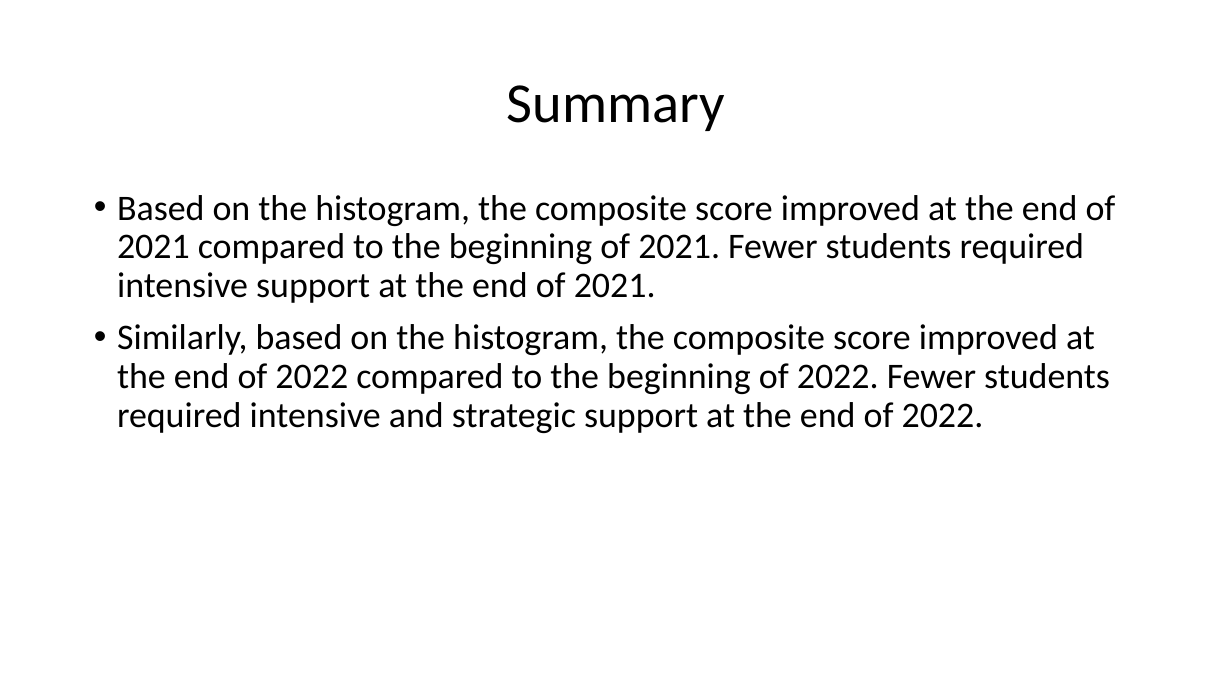
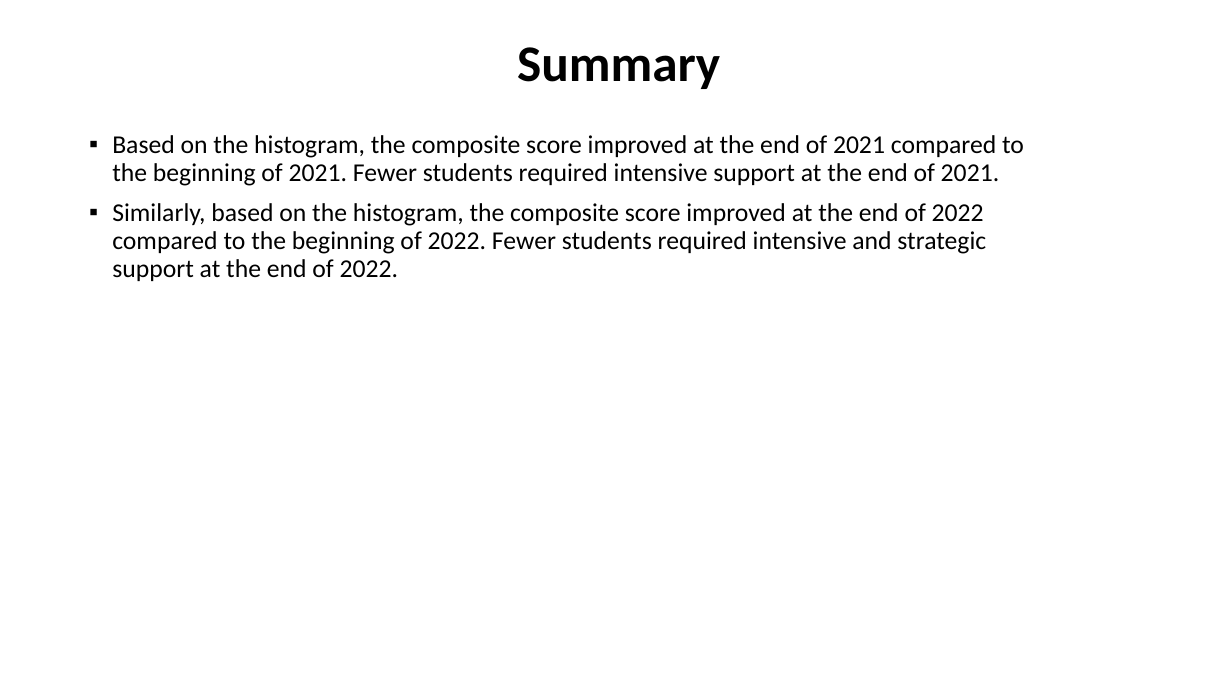
Before and after one commit to sirjanabhatta06/Southbridge-Public-Schools-Tasks, a slide deck: slide 10 of SirjanaBhatta-SouthbridgePublicSchools.pptx. Drawn at 1232x693 pixels with LibreOffice and Linux fonts; fonts in the diff are those of the drawing. Boxes give left, top, right and bottom in pixels: in the first picture for what was removed or moved away, otherwise in the second. Text is boxed around its words. In the diff, an @@ line names an element or a change of style, - is before the commit and + after.

```diff
--- a/SirjanaBhatta-SouthbridgePublicSchools.pptx
+++ b/SirjanaBhatta-SouthbridgePublicSchools.pptx
@@ title "Summary": place and size @@
-title "Summary" at <box>507,85,725,131</box>
+title "Summary" at <box>517,47,720,89</box>
@@ title "Summary" at <box>517,47,720,89</box>: size 44 to 40 pt, bold on @@
@@ text "Based on the histogram, the ...": place and size @@
-text "Based on the histogram, the ..." at <box>117,195,1116,433</box>
+text "Based on the histogram, the ..." at <box>112,135,1024,281</box>
@@ text "Based on the histogram, the ..." at <box>112,135,1024,281</box>: size 28 to 20 pt; bullet • to ▪ @@
```
Also in this commit, not shown: 2 other slides changed, 3 other files.
